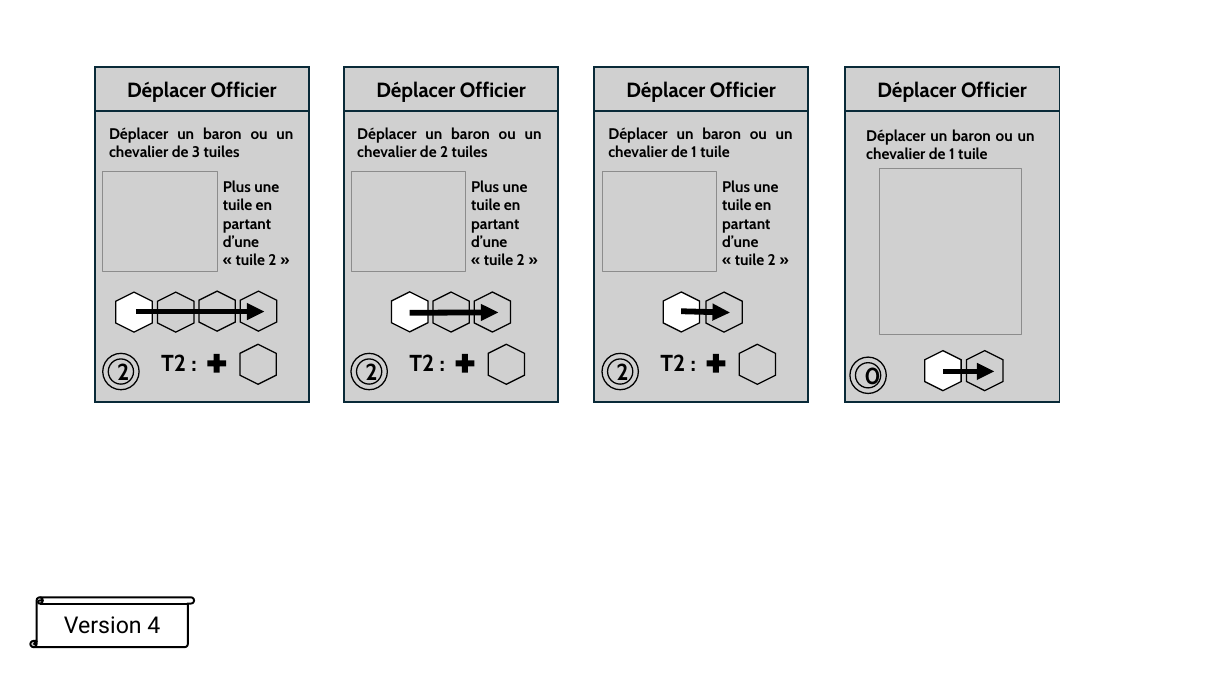
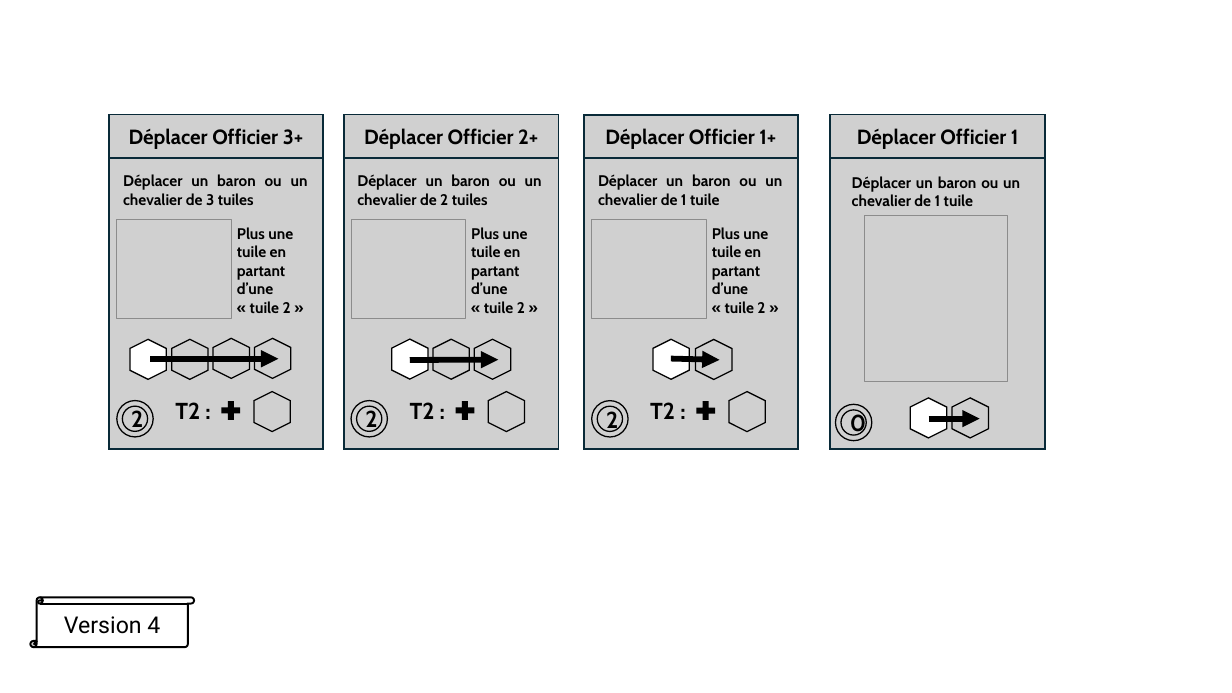
Before and after one commit to LucasBorboleta/Donjons-et-Barons, a slide deck: slide 5 of pictures/cartes-a-jouer.pptx. Drawn at 1232x693 pixels with LibreOffice and Linux fonts; fonts in the diff are those of the drawing; grey boxes stand for pictures. Boxes give left, top, right and bottom in pixels: in the first picture for what was removed or moved away, otherwise in the second. Text is boxed around its words. In the diff, an @@ line names an element or a change of style, - is before the commit and + after.

```diff
--- a/pictures/cartes-a-jouer.pptx
+++ b/pictures/cartes-a-jouer.pptx
@@ picture: place and size @@
-picture at [845,67,1059,402]
+picture at [831,115,1045,449]
@@ picture "Déplacer Officier 1": place and size @@
-picture "Déplacer Officier 1" at [845,67,1059,111]
+picture "Déplacer Officier 1" at [831,115,1045,158]
@@ text in picture at [129,128,303,149]: text changed @@
-Déplacer Officier
+Déplacer Officier 3+
@@ text in picture at [364,128,538,149]: text changed @@
-Déplacer Officier
+Déplacer Officier 2+
@@ text in picture at [605,128,776,149]: text changed @@
-Déplacer Officier
+Déplacer Officier 1+
@@ text in picture at [857,128,1019,149]: text changed @@
-Déplacer Officier
+Déplacer Officier 1
@@ 5 pictures, 3 texts, 1 hexagon: place and size @@
-5 pictures, 3 texts, 1 hexagon at [103,127,293,384]
+5 pictures, 3 texts, 1 hexagon at [116,174,308,432]
@@ 4 pictures, 3 texts, 1 hexagon: place and size @@
-4 pictures, 3 texts, 1 hexagon at [351,127,542,384]
+4 pictures, 3 texts, 1 hexagon at [351,174,542,432]
@@ 3 pictures, 3 texts, 1 hexagon: place and size @@
-3 pictures, 3 texts, 1 hexagon at [603,127,793,384]
+3 pictures, 3 texts, 1 hexagon at [592,174,782,432]
@@ 3 pictures, 1 plus sign, 1 arrow: place and size @@
-3 pictures, 1 plus sign, 1 arrow at [344,67,558,402]
+3 pictures, 1 plus sign, 1 arrow at [344,115,558,449]
@@ 3 pictures, 1 arrow, 1 plus sign: place and size @@
-3 pictures, 1 arrow, 1 plus sign at [94,67,309,402]
+3 pictures, 1 arrow, 1 plus sign at [109,115,323,449]
@@ 3 pictures, 1 arrow, 1 plus sign: place and size @@
-3 pictures, 1 arrow, 1 plus sign at [594,67,809,402]
+3 pictures, 1 arrow, 1 plus sign at [584,115,799,449]
@@ 3 pictures, 1 text, 1 hexagon, 1 arrow: place and size @@
-3 pictures, 1 text, 1 hexagon, 1 arrow at [850,129,1035,394]
+3 pictures, 1 text, 1 hexagon, 1 arrow at [836,176,1020,441]
```
Also in this commit, not shown: 3 other slides changed, 1 slide added, 1 other file.
